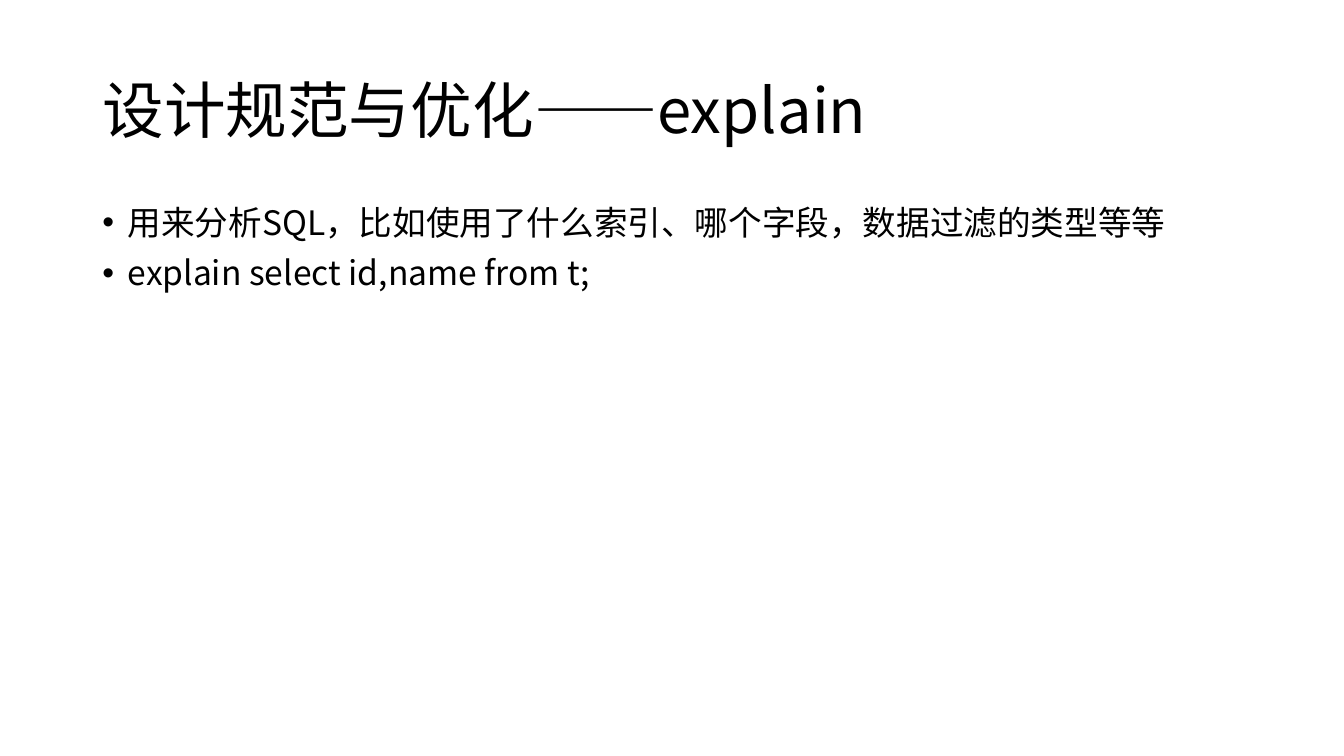
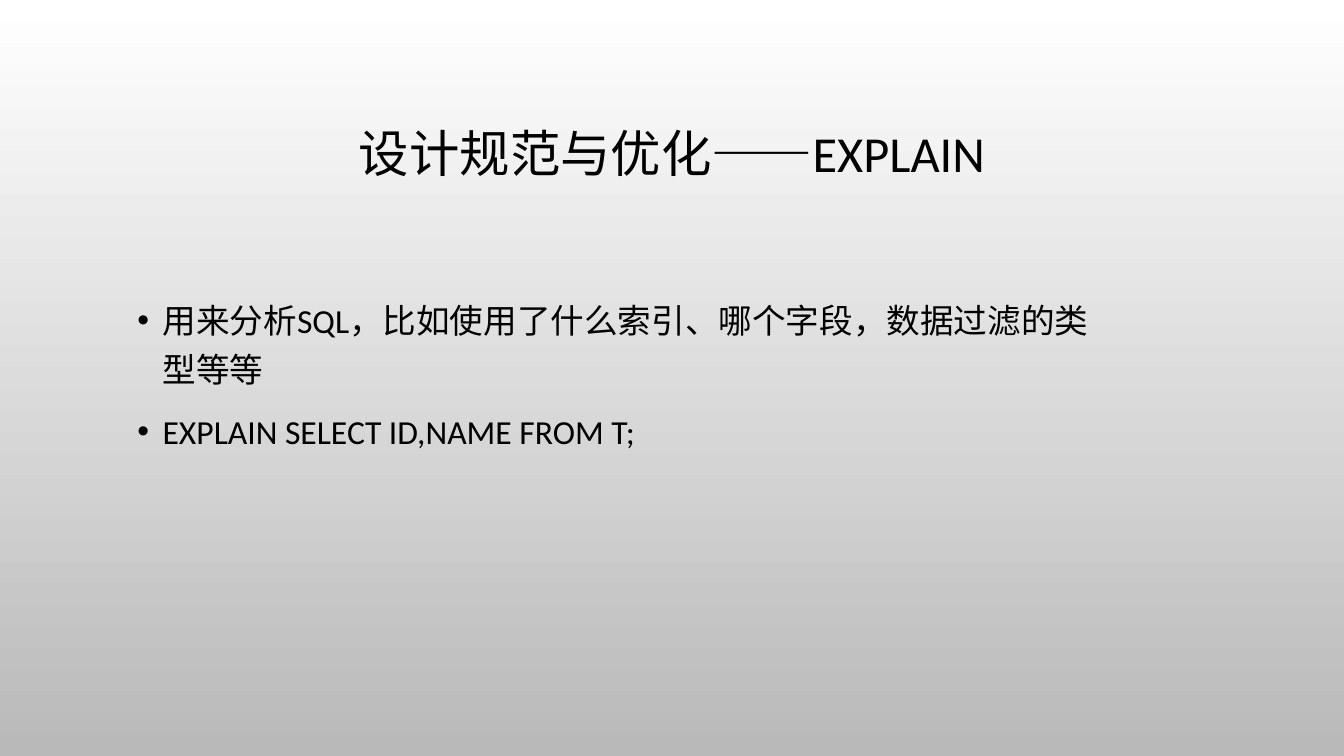
Before and after one commit to jaspone/notes, a slide deck: slide 21 of mysql分享.pptx (slide 20 before the commit). Drawn at 1344x756 pixels with LibreOffice and Linux fonts; fonts in the diff are those of the drawing; background and template pictures are left out. Boxes give left, top, right and bottom in pixels: in the first picture for what was removed or moved away, otherwise in the second. Text is boxed around its words. In the diff, an @@ line names an element or a change of style, - is before the commit and + after.

```diff
--- a/mysql分享.pptx
+++ b/mysql分享.pptx
@@ background #FFFFFF to picture (left out) @@
@@ title at bbox=[359, 129, 985, 176]: text changed; size 44 to 36 pt; font Noto Sans CJK SC to Calibri @@
-设计规范与优化——explain
+设计规范与优化——EXPLAIN
@@ text "用来分析SQL，比如使用了什么索引、哪个字段，数据过滤的类型等等": place and size @@
-text "用来分析SQL，比如使用了什么索引、哪个字段，数据过滤的类型等等" at bbox=[128, 206, 1166, 293]
+text "用来分析SQL，比如使用了什么索引、哪个字段，数据过滤的类型等等" at bbox=[163, 304, 1089, 448]
@@ text at bbox=[163, 304, 1089, 385]: font Noto Sans CJK SC to Calibri in "用来分析SQL，比如使用了什么索引、哪个字段，数据过滤的类型等等"; line spacing 0.9 to 1.2 @@
@@ text at bbox=[163, 422, 634, 448]: text changed; font Noto Sans CJK SC to Calibri @@
-• explain select id,name from t;
+• EXPLAIN SELECT ID,NAME FROM T;
```
Also in this commit, not shown: 39 other slides changed, 1 slide added.
